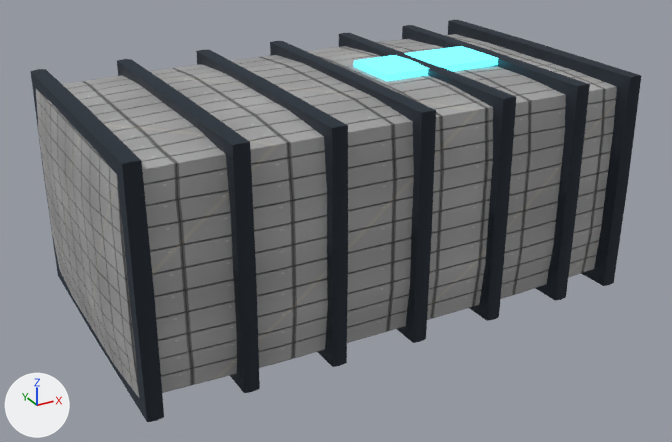
One commit to the Blender file assets/ships/parts/blender/pod_cargo_container_authored.blend: the scene before it, then after it.
Both versions are drawn from a 50 mm lens placed at (-2.09, -7.68, 4.39), pointed at (2.06, -0.13, 0.62). Lighting does not change. The marker at lower left points along +X, +Y and +Z. The first picture is the older version.

The scene before the commit, as lines of its bpy script (objects in view):
```python
ob_cargo_id_plate = bpy.data.objects.new('Cargo_ID_Plate', me_cargo_id_plate)
ob_cargo_id_plate.parent = ob_pod_cargo_container
ob_cargo_id_plate.location = (3.2, 0.0, 2.08)
ob_cargo_shell = bpy.data.objects.new('Cargo_Shell', me_cargo_shell)
ob_cargo_shell.parent = ob_pod_cargo_container
ob_cargo_shell.location = (2.1, 0.0, 1.0)
ob_pod_cargo_container_material_mechanical_merged = bpy.data.objects.new('pod_cargo_container_Material_Mechanical_Merged', me_pod_cargo_container_material_mechanical_merged)
ob_pod_cargo_container_material_mechanical_merged.parent = ob_pod_cargo_container
ob_pod_cargo_container_material_mechanical_merged.location = (0.0, 0.0, 0.0)
```
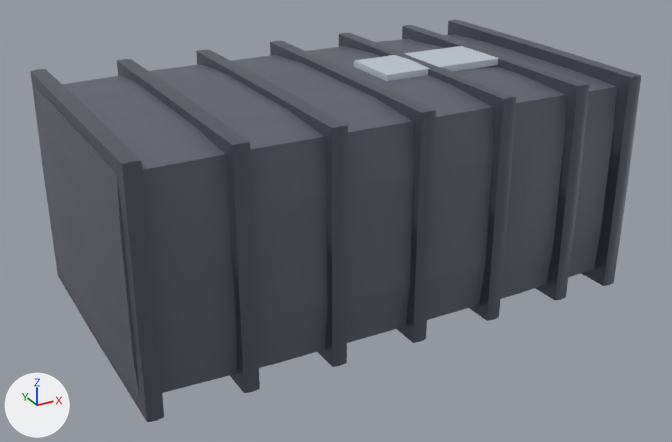
The change, as a list of edits to the scene's bpy script:
```text
Add img_pod_cargo_container_wear_mask_2k_jpg:
    img_pod_cargo_container_wear_mask_2k_jpg = load_image('pod_cargo_container_wear_mask_2k.jpg', '../textures/pod_cargo_container/pod_cargo_container_wear_mask_2k.jpg', 1024, 1024, 'Non-Color')
Change mat_material_hull:
    remove # nodes: AmbientOcclusion, BsdfPrincipled, Math, NormalMap, OutputMaterial, SeparateColor, TexImage x3
    remove # uses the picture img_basecolor
    remove # uses the picture img_normal
    remove # uses the picture img_orm
    nodes: BsdfPrincipled, Mix, OutputMaterial, SeparateColor, TexImage
    colours: grey #656976
    uses the picture img_pod_cargo_container_wear_mask_2k_jpg
Change mat_material_accent:
    remove # nodes: AmbientOcclusion, BsdfPrincipled, OutputMaterial
    remove # colours: cyan #59adb8, cyan #50d3e1
    nodes: BsdfPrincipled, Mix, OutputMaterial, SeparateColor, TexImage
    colours: pale blue #c4cedd
    uses the picture img_pod_cargo_container_wear_mask_2k_jpg
Change mat_material_mechanical:
    remove # nodes: AmbientOcclusion, BsdfPrincipled, OutputMaterial
    remove # colours: greyish blue #424b55
    nodes: BsdfPrincipled, Mix, OutputMaterial, SeparateColor, TexImage
    colours: grey #656976
    uses the picture img_pod_cargo_container_wear_mask_2k_jpg
```

Where the change shows, as pixel boxes (x1, y1, x2, y2) in the pictures (672 x 442 px):
'Cargo_Shell', surface changed (darker): (36, 34, 617, 398) in both
'pod_cargo_container_Material_Mechanical_Merged', surface changed (lighter): (30, 20, 642, 422) in both
'Cargo_ID_Plate', surface changed (cyan to grey): (354, 46, 499, 81) in both
